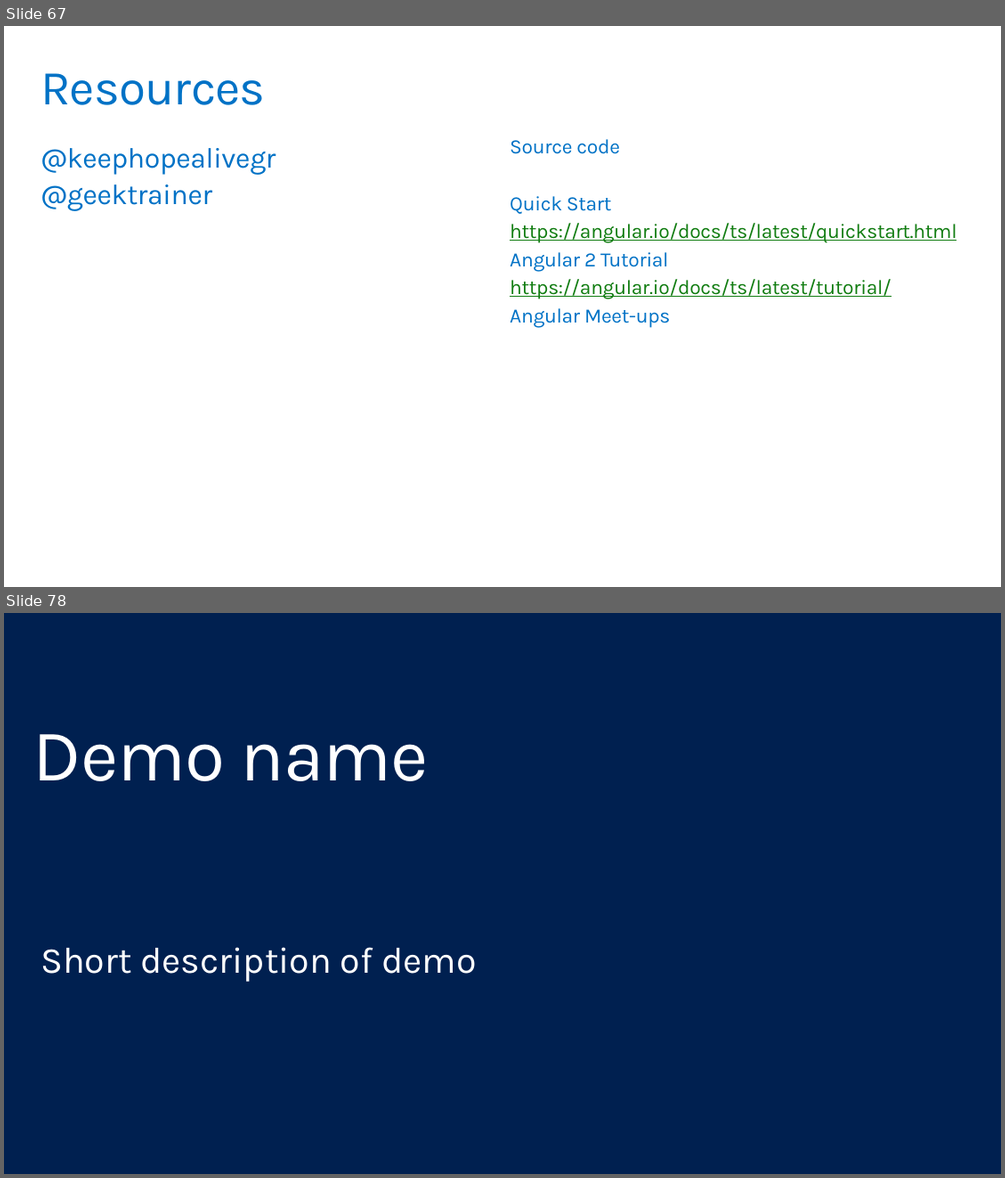
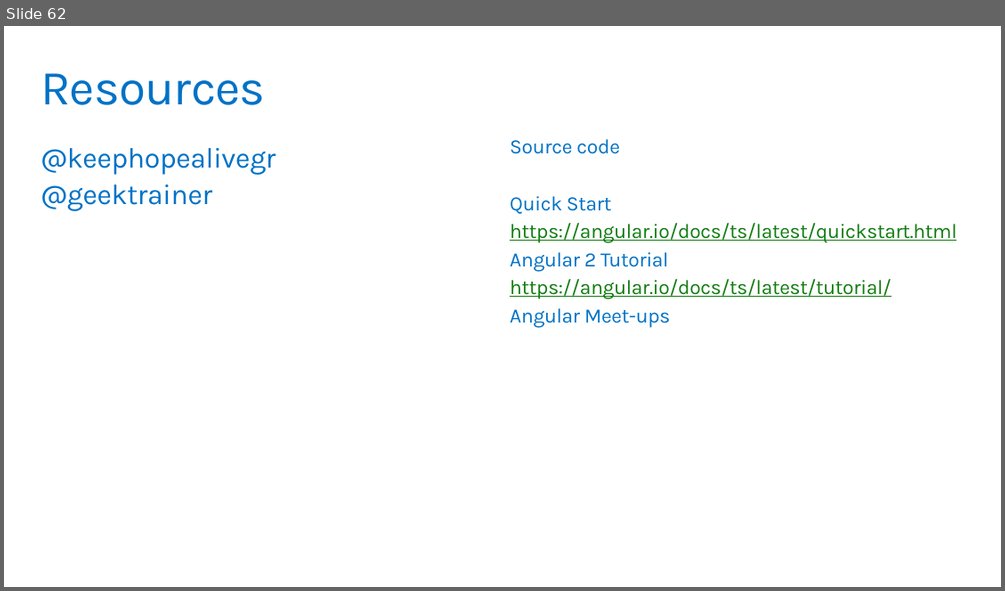
Before and after one commit to MicrosoftLearning/angular2-typescript, a slide deck: Slides/MVA Angular 2.pptx. Shown one above the other, each under a label of ours: slides 67 and 78 before the commit, slide 62 after it; the slides between them are not shown. The pictures are 1005x1178 and 1005x591 pixels, drawn with LibreOffice and Linux fonts; fonts in the diff are those of the drawing. Boxes give left, top, right and bottom in pixels: in the first picture for what was removed or moved away, otherwise in the second. Text is boxed around its words. In the diff, an @@ line names an element or a change of style, - is before the commit and + after.

```diff
--- a/Slides/MVA Angular 2.pptx
+++ b/Slides/MVA Angular 2.pptx
@@ slide 78 removed at [4,613,1001,1174], background #002050 @@
@@ title removed at [33,734,429,781] @@
-Demo name
@@ text removed at [40,947,476,981] @@
-Short description of demo
@@ what was slide 67 is now slide 62 @@
```
Also in this commit, not shown: 4 slides changed, 27 other slides removed.
